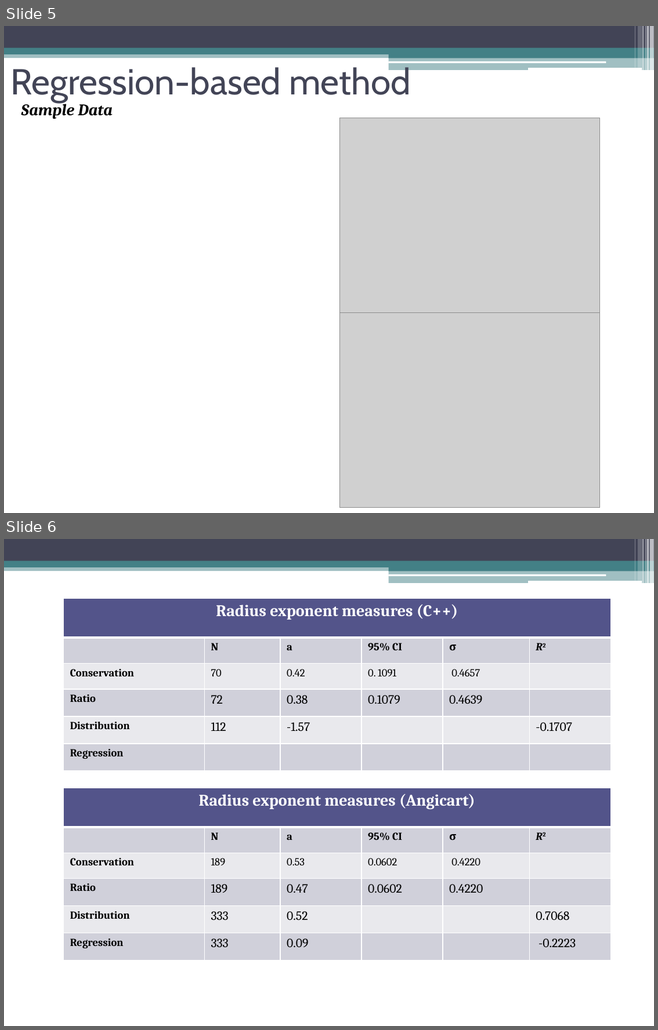
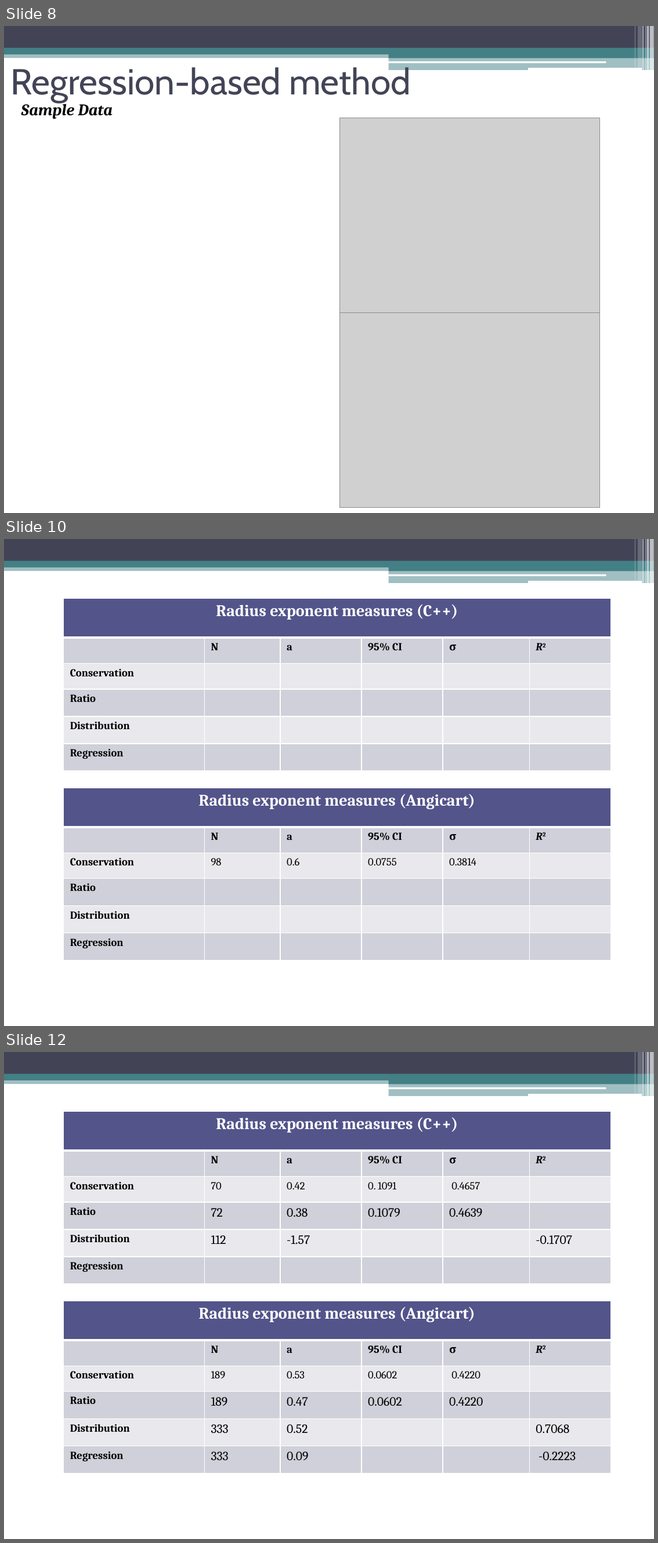
Before and after one commit to jocelynshen/angicart-biological-scaling, a slide deck: papers/ScalingExponentMethodsPresentation.pptx. Shown one above the other, each under a label of ours: slides 5 and 6 before the commit, slides 8, 10 and 12 after it; the slides between them are not shown. The pictures are 658x1030 and 658x1543 pixels, drawn with LibreOffice and Linux fonts; fonts in the diff are those of the drawing; grey boxes stand for pictures. Boxes give left, top, right and bottom in pixels: in the first picture for what was removed or moved away, otherwise in the second. Text is boxed around its words. In the diff, an @@ line names an element or a change of style, - is before the commit and + after.

```diff
--- a/papers/ScalingExponentMethodsPresentation.pptx
+++ b/papers/ScalingExponentMethodsPresentation.pptx
@@ slide 10 added at <box>4,539,654,1026</box>, background #FFFFFF; not listed: 13 template elements that a slide beside it also shows @@
@@ table added at <box>64,599,611,772</box>, 6 rows, 6 columns @@
+Radius exponent measures (C++) |  |  |  |  | 
+ | N | a | 95% CI | σ | R2
+Conservation |  |  |  |  | 
+Ratio |  |  |  |  | 
+Distribution |  |  |  |  | 
+Regression |  |  |  |  | 
@@ table added at <box>64,788,611,961</box>, 6 rows, 6 columns @@
+Radius exponent measures (Angicart) |  |  |  |  | 
+ | N | a | 95% CI | σ | R2
+Conservation | 98 | 0.6 | 0.0755 | 0.3814 | 
+Ratio |  |  |  |  | 
+Distribution |  |  |  |  | 
+Regression |  |  |  |  | 
@@ what was slide 5 is now slide 8 @@
@@ what was slide 6 is now slide 12 @@
```
Also in this commit, not shown: 1 slide changed, 6 other slides added, 58 other files.
